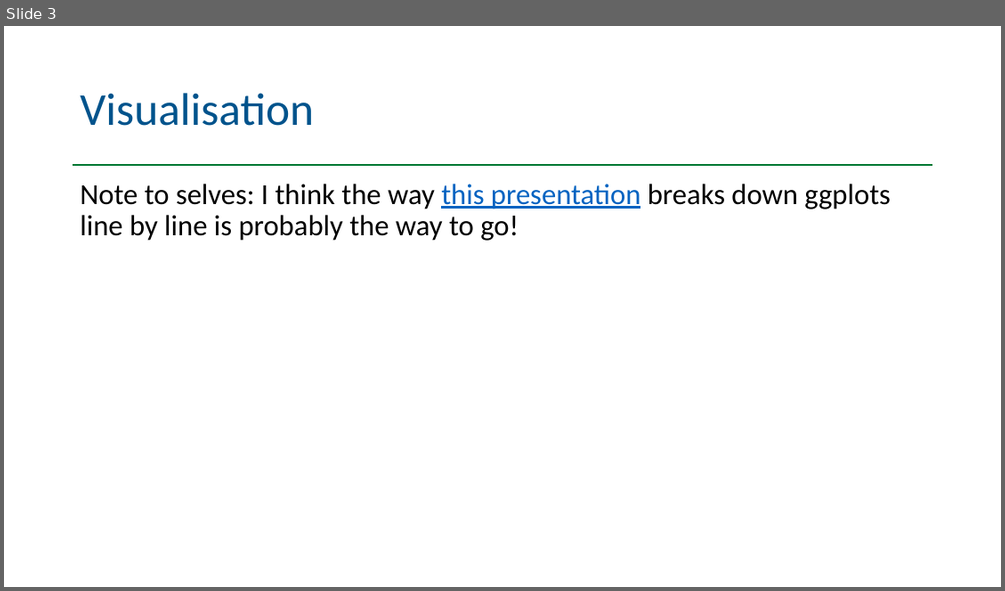
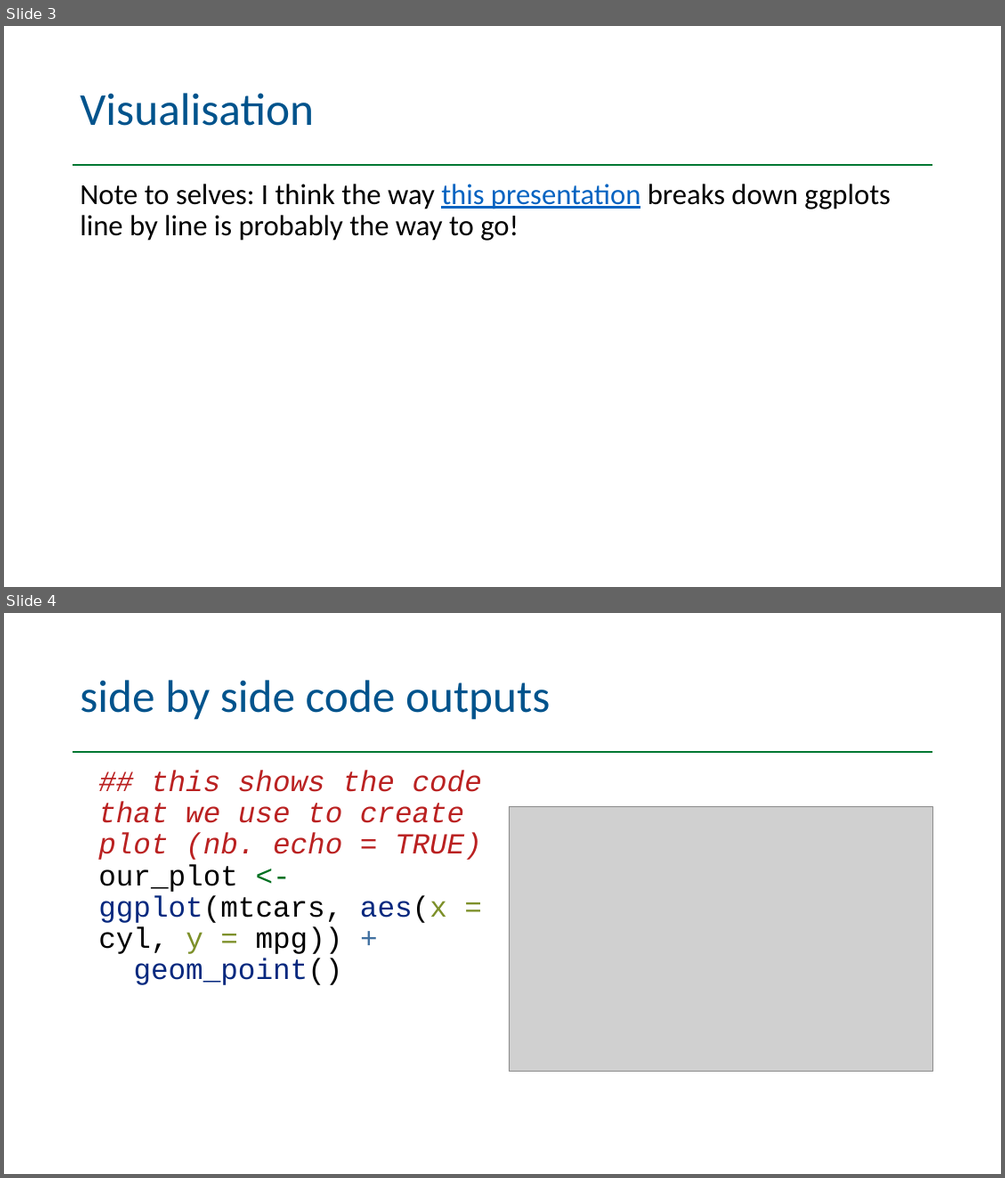
Before and after one commit to appliedepi/emory_training, a slide deck: presentation/emory_presentation.pptx. Shown one above the other, each under a label of ours: slide 3 before the commit, slides 3 and 4 after it. The pictures are 1005x591 and 1005x1178 pixels, drawn with LibreOffice and Linux fonts; fonts in the diff are those of the drawing; grey boxes stand for pictures; background and template pictures are left out. Boxes give left, top, right and bottom in pixels: in the first picture for what was removed or moved away, otherwise in the second. Text is boxed around its words. In the diff, an @@ line names an element or a change of style, - is before the commit and + after.

Commit message:
updates to ppt version

```diff
--- a/presentation/emory_presentation.pptx
+++ b/presentation/emory_presentation.pptx
@@ slide 4 added at [4,613,1001,1174], background #FFFFFF; not listed: 1 template element that a slide beside it also shows @@
@@ title added at [80,680,550,720], 44 pt, text #00538C @@
+side by side code outputs
@@ text added at [98,770,482,985], 28 pt, text #BA2121 @@
+## this shows the code that we use to create plot (nb. echo = TRUE)
+our_plot <- ggplot(mtcars, aes(x = cyl, y = mpg)) +
+geom_point()
@@ picture added at [509,806,933,1070] @@
```
Also in this commit, not shown: 1 other slide added, 1 other file.
